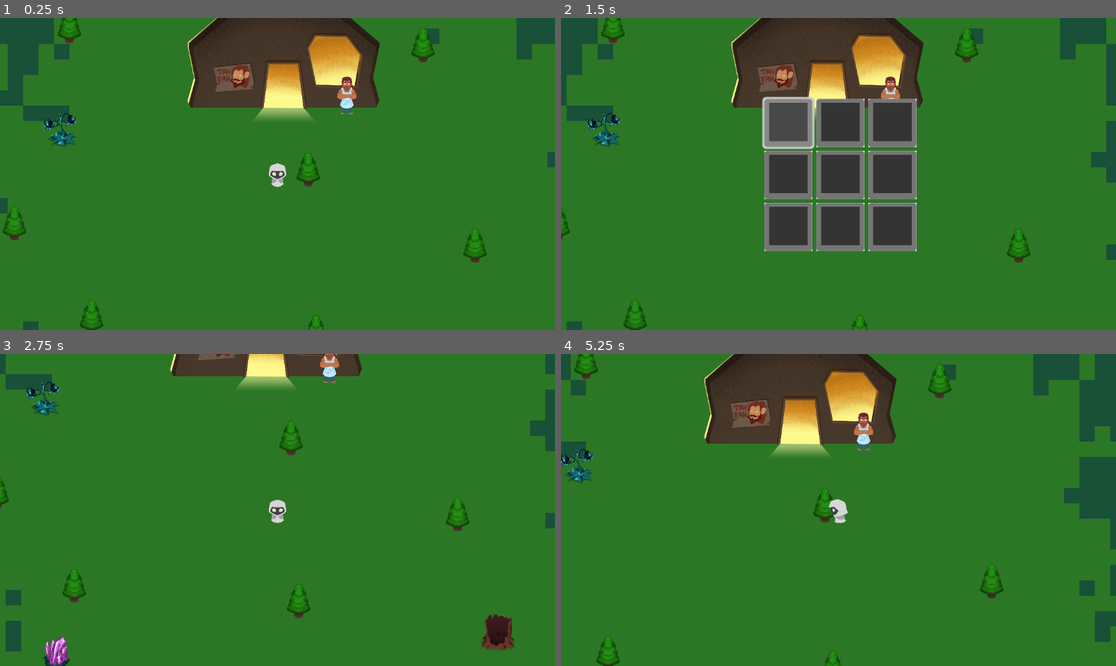
Above: before the commit, frames 1-4 (two rows, left to right).
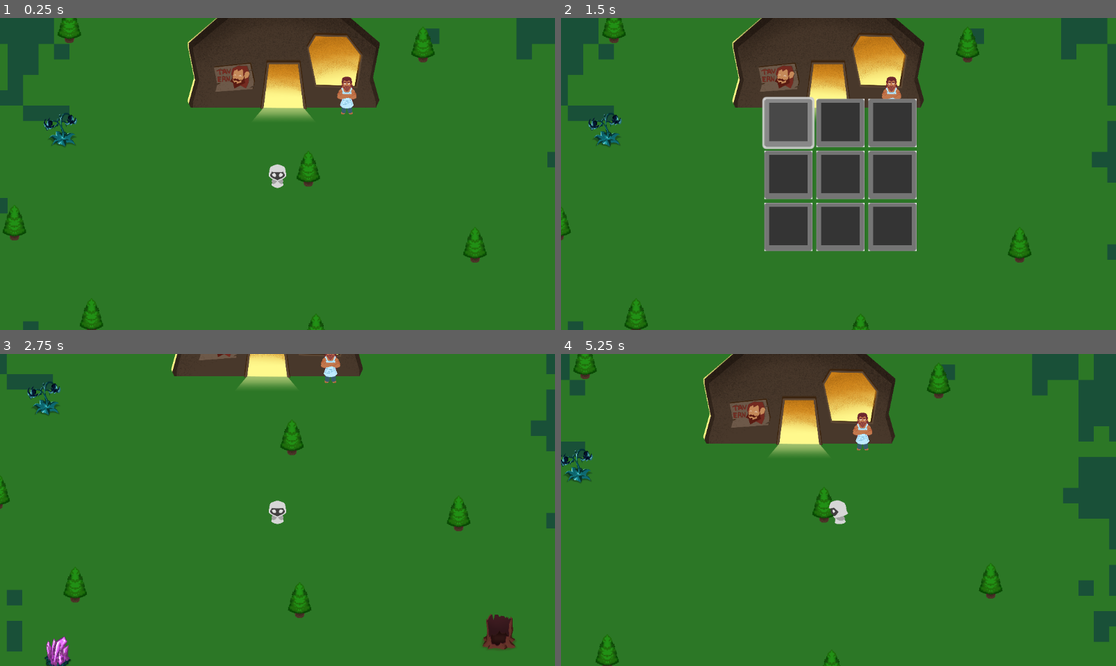
Above: after the commit, the same moments.

Repository: MeiZhen42/LightsEnd
Game: Godot game, scene res://scenes/outside.tscn
Same seed, same stepped clock (60 frames per second), same inputs: the game is played once before the commit and once after it. Sound files missing from this copy of the repository are replaced by a short silence.
Inputs (mouse positions are in pixels of both pictures, inside the frame that each line leads up to):
- Up to frame 1 (0.25 s): no input
- Up to frame 2 (1.5 s): tap Enter (ui_accept) at 0.5, 0.77 s; move the mouse to (960, 158) at 0.52 s; hold Right (ui_right) 0.53-1.25 s; hold Q (q) 0.53-1.25 s; click (788, 124) at 1.27 s
- Up to frame 3 (2.75 s): tap Enter (ui_accept) at 2, 2.27 s; move the mouse to (166, 525) at 2.02 s; hold Down (ui_down) from 2.03 s (still down); tap Q (q) at 2.1 s
- Up to frame 4 (5.25 s): move the mouse to (894, 441) at 2.77 s; release Down (ui_down) at 2.78 s; hold Right (ui_right) 2.78-3.53 s; hold Q (q) 2.78-3.53 s; move the mouse to (810, 572) at 3.52 s; hold Up (ui_up) 3.53-4.28 s; tap Q (q) at 3.6, 5.1 s; tap Enter (ui_accept) at 3.77, 4.52 s; move the mouse to (1005, 556) at 4.27 s; hold Q (q) 4.28-5.03 s; hold Left (ui_left) from 4.28 s (still down); move the mouse to (672, 463) at 5.02 s

The runs differ from the first frame. In frame 1, less than 0.1% of the frame differs, in the area x 48-52%, y 46-55%; in frame 2, 1.3%; in frame 3, 1.3%; in frame 4, 1.5%, in the area x 0-99%, y 0-100%.

Commit message:
Add files via upload

Diff:
--- a/CurrentVersion/scenes/player.tscn
+++ b/CurrentVersion/scenes/player.tscn
@@ -5,7 +5,7 @@
 [ext_resource type="PackedScene" uid="uid://dc0dk2olfwm6s" path="res://scenes/inventory_ui.tscn" id="3_f3n52"]
 
 [sub_resource type="CircleShape2D" id="CircleShape2D_cctgm"]
-radius = 5.0
+radius = 6.0
 
 [sub_resource type="AtlasTexture" id="AtlasTexture_5ta46"]
 atlas = ExtResource("2_c8qqv")
@@ -159,8 +159,15 @@
 position = Vector2(0, 9)
 shape = SubResource("CircleShape2D_cctgm")
 
+[node name="CollisionShape2D2" type="CollisionShape2D" parent="."]
+top_level = true
+light_mask = 3
+visibility_layer = 3
+position = Vector2(0, -4)
+shape = SubResource("CircleShape2D_cctgm")
+
 [node name="AnimatedSprite2D" type="AnimatedSprite2D" parent="."]
-position = Vector2(0, 1)
+position = Vector2(0, 2)
 scale = Vector2(0.13, 0.13)
 sprite_frames = SubResource("SpriteFrames_g2kw6")
 animation = &"front_walk"
